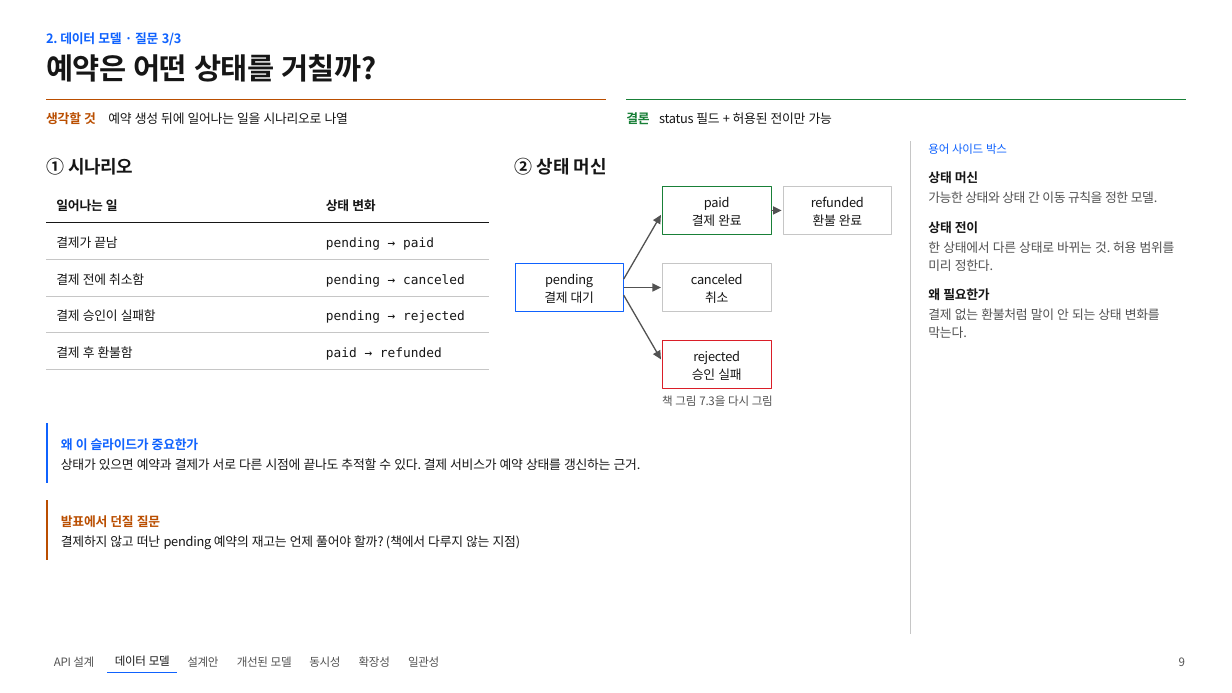
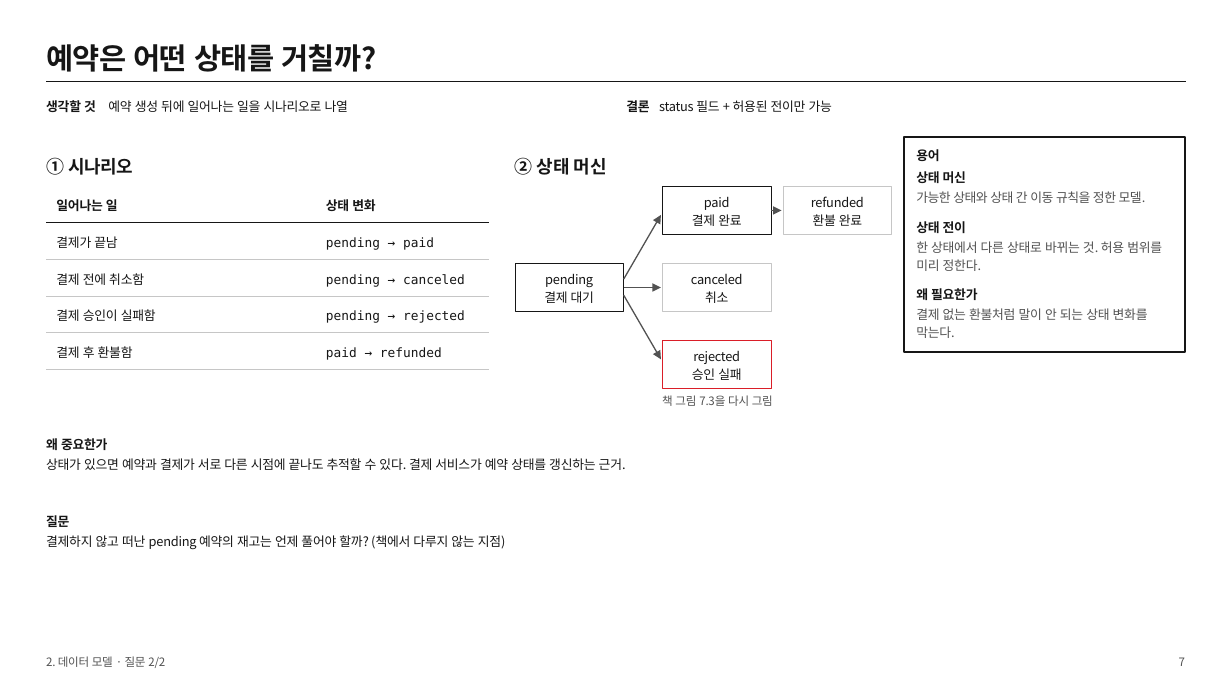
Before and after one commit to likelion-khu-BE/system-design-study, a slide deck: slide 7 of w05-호텔-예약-시스템/발표자료/호텔 예약 시스템 발표자료_윤선재.pptx (slide 9 before the commit). Drawn at 1232x693 pixels with LibreOffice and Linux fonts; fonts in the diff are those of the drawing. Boxes give left, top, right and bottom in pixels: in the first picture for what was removed or moved away, otherwise in the second. Text is boxed around its words. In the diff, an @@ line names an element or a change of style, - is before the commit and + after.

Commit message:
윤선재 w05 발표자료 수정

```diff
--- a/w05-호텔-예약-시스템/발표자료/호텔 예약 시스템 발표자료_윤선재.pptx
+++ b/w05-호텔-예약-시스템/발표자료/호텔 예약 시스템 발표자료_윤선재.pptx
@@ line added from (46, 81) to (1186, 81), #161616 1.5 pt @@
@@ text "생각할 것" at (46,100,96,112): text colour #BA4E00 to #161616 @@
@@ line removed from (46, 99) to (606, 99) @@
@@ text "결론" at (626,100,649,112): text colour #198038 to #161616 @@
@@ line removed from (626, 99) to (1186, 99) @@
@@ 4 texts, 1 title: place and size @@
-4 texts, 1 title at (46,54,832,124)
+4 texts, 1 title at (46,44,832,112)
@@ rectangle added at (904,137,1185,352), outline #161616 2.25 pt @@
@@ line removed from (910, 141) to (910, 634) @@
@@ text at (916,149,939,161): text changed; size 13.5 to 15 pt; text colour #0F62FE to #161616; bold on @@
-용어 사이드 박스
+용어
@@ rectangle at (663,187,771,235): outline #198038 0.75 pt to #161616 0.75 pt @@
@@ 6 texts: place and size @@
-6 texts at (928,171,1175,338)
+6 texts at (916,171,1162,338)
@@ rectangle at (515,264,623,312): outline #0F62FE 0.75 pt to #161616 0.75 pt @@
@@ text at (46,438,107,450): text changed; text colour #0F62FE to #161616 @@
-왜 이 슬라이드가 중요한가
+왜 중요한가
@@ line removed from (47, 424) to (47, 482) @@
@@ text "상태가 있으면 예약과 결제가 서로 ...": place and size @@
-text "상태가 있으면 예약과 결제가 서로 ..." at (61,458,641,470)
+text "상태가 있으면 예약과 결제가 서로 ..." at (46,458,626,470)
@@ line removed from (47, 500) to (47, 559) @@
@@ text "결제하지 않고 떠난 pending 예약의 ...": place and size @@
-text "결제하지 않고 떠난 pending 예약의 ..." at (61,535,521,550)
+text "결제하지 않고 떠난 pending 예약의 ..." at (46,535,506,549)
@@ text at (46,515,69,527): text changed; text colour #BA4E00 to #161616 @@
-발표에서 던질 질문
+질문
@@ text at (46,656,165,668): text changed; size 15 to 13.5 pt; text colour #0F62FE to #525252; bold off @@
-2. 데이터 모델 · 질문 3/3
+2. 데이터 모델 · 질문 2/2
@@ text removed at (54,656,94,667) @@
-API 설계
@@ text removed at (115,655,170,666) @@
-데이터 모델
@@ text removed at (187,656,218,667) @@
-설계안
@@ text removed at (237,656,292,667) @@
-개선된 모델
@@ text removed at (309,656,340,667) @@
-동시성
@@ text removed at (359,656,390,667) @@
-확장성
@@ text removed at (408,656,439,667) @@
-일관성
@@ text at (1179,657,1185,666): text changed @@
-9
+7
@@ line removed from (107, 673) to (177, 673) @@
```
Also in this commit, not shown: 18 other slides changed, 2 slides added, 7 slides removed, 1 other file.
